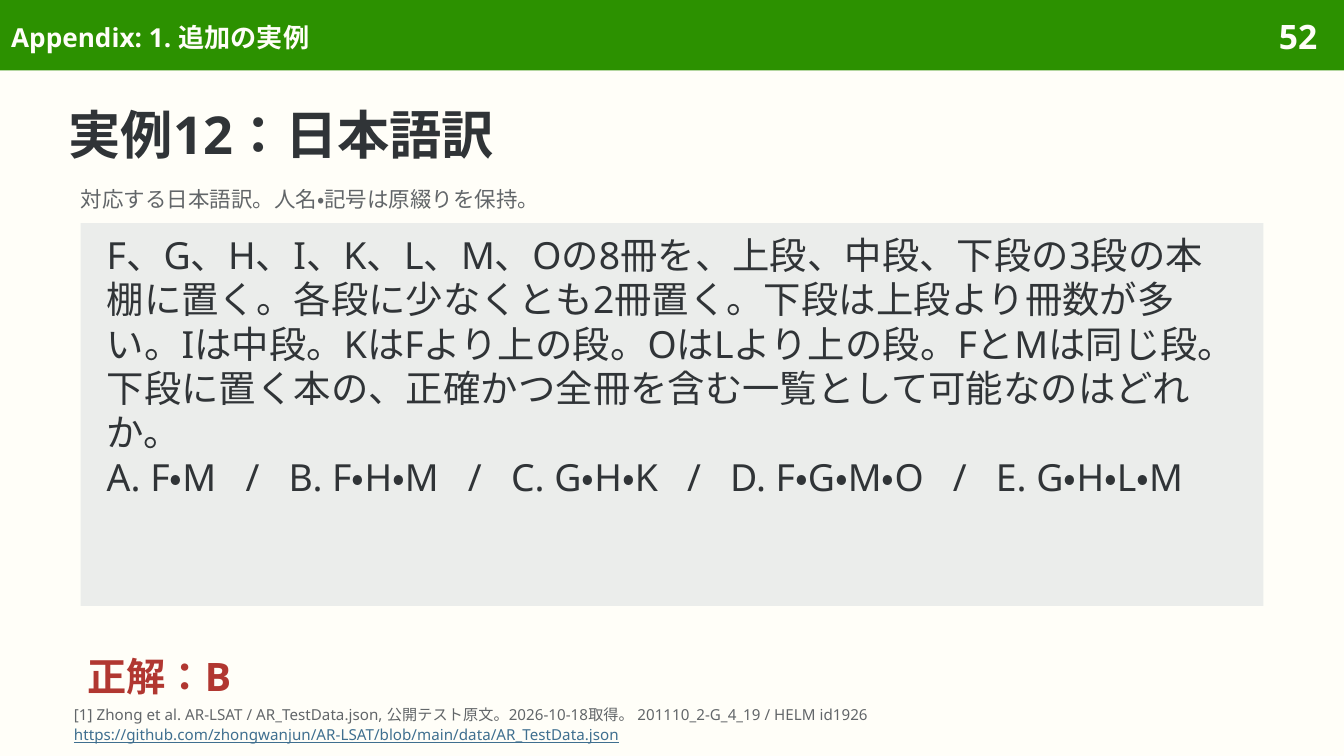
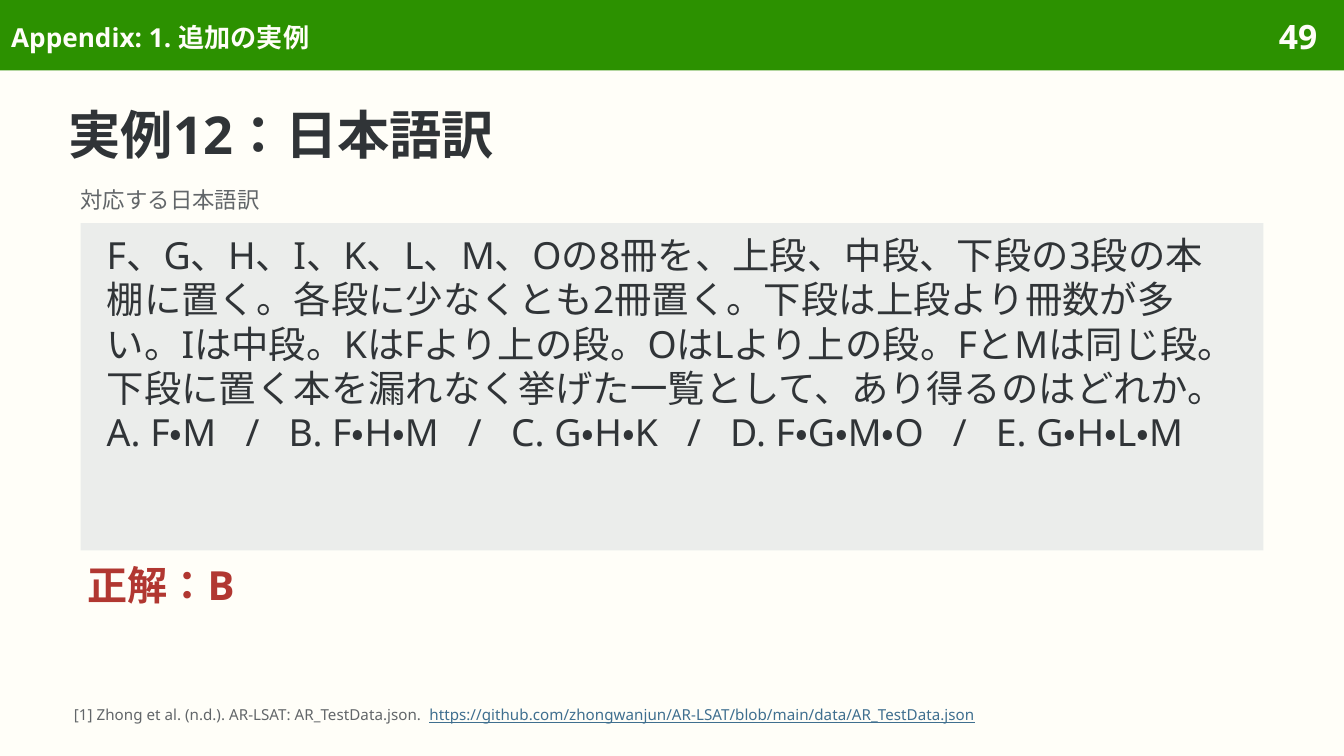
Before and after one commit to sasakiy84/datasets-in-10-minutes, a slide deck: slide 49 of slides/datasets-in-10-minutes-lsat.pptx (slide 52 before the commit). Drawn at 1344x756 pixels with LibreOffice and Linux fonts; fonts in the diff are those of the drawing. Boxes give left, top, right and bottom in pixels: in the first picture for what was removed or moved away, otherwise in the second. Text is boxed around its words. In the diff, an @@ line names an element or a change of style, - is before the commit and + after.

Commit message:
Center AR-LSAT on analytical reasoning and original dataset evaluation

```diff
--- a/slides/datasets-in-10-minutes-lsat.pptx
+++ b/slides/datasets-in-10-minutes-lsat.pptx
@@ page number at box(1279, 24, 1317, 50): text changed @@
-52
+49
@@ text at box(81, 189, 260, 210): text changed; size 11.5 to 12 pt @@
-対応する日本語訳。人名・記号は原綴りを保持。
+対応する日本語訳
@@ rectangle "F、G、H、I、K、L、M、Oの8冊を、上段、中段、下段の3段の本棚に置く。各段に少なくとも2冊置く。下段は上段より冊数 ...": place and size @@
-rectangle "F、G、H、I、K、L、M、Oの8冊を、上段、中段、下段の3段の本棚に置く。各段に少なくとも2冊置く。下段は上段より冊数 ..." at box(81, 223, 1263, 606)
+rectangle "F、G、H、I、K、L、M、Oの8冊を、上段、中段、下段の3段の本棚に置く。各段に少なくとも2冊置く。下段は上段より冊数 ..." at box(81, 223, 1263, 551)
@@ text in rectangle at box(107, 370, 1225, 405): text changed @@
-下段に置く本の、正確かつ全冊を含む一覧として可能なのはどれか。
+下段に置く本を漏れなく挙げた一覧として、あり得るのはどれか。
@@ text "正解：B": place and size @@
-text "正解：B" at box(87, 658, 231, 695)
+text "正解：B" at box(87, 566, 234, 604)
@@ text "正解：B" at box(87, 566, 234, 604): size 21 to 21.5 pt; line spacing 24.6pt to 25.1pt @@
@@ text at box(74, 708, 974, 724): text changed; text colour #626669 to #3F6F8F @@
-[1] Zhong et al. AR-LSAT / AR_TestData.json, 公開テスト原文。2026-10-18取得。 201110_2-G_4_19 / HELM id1926
-https://github.com/zhongwanjun/AR-LSAT/blob/main/data/AR_TestData.json
+[1] Zhong et al. (n.d.). AR-LSAT: AR_TestData.json. https://github.com/zhongwanjun/AR-LSAT/blob/main/data/AR_TestData.json
```
Also in this commit, not shown: 47 other slides changed, 2 slides added, 11 slides removed, 44 other files.
